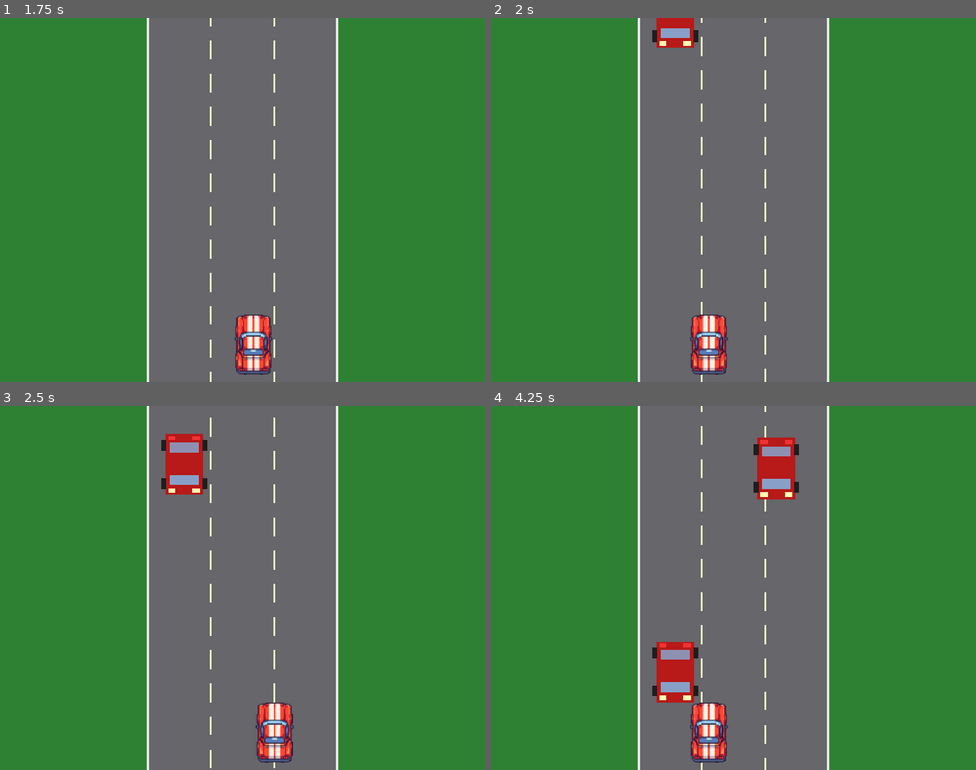
Above: before the commit, frames 1-4 (two rows, left to right).
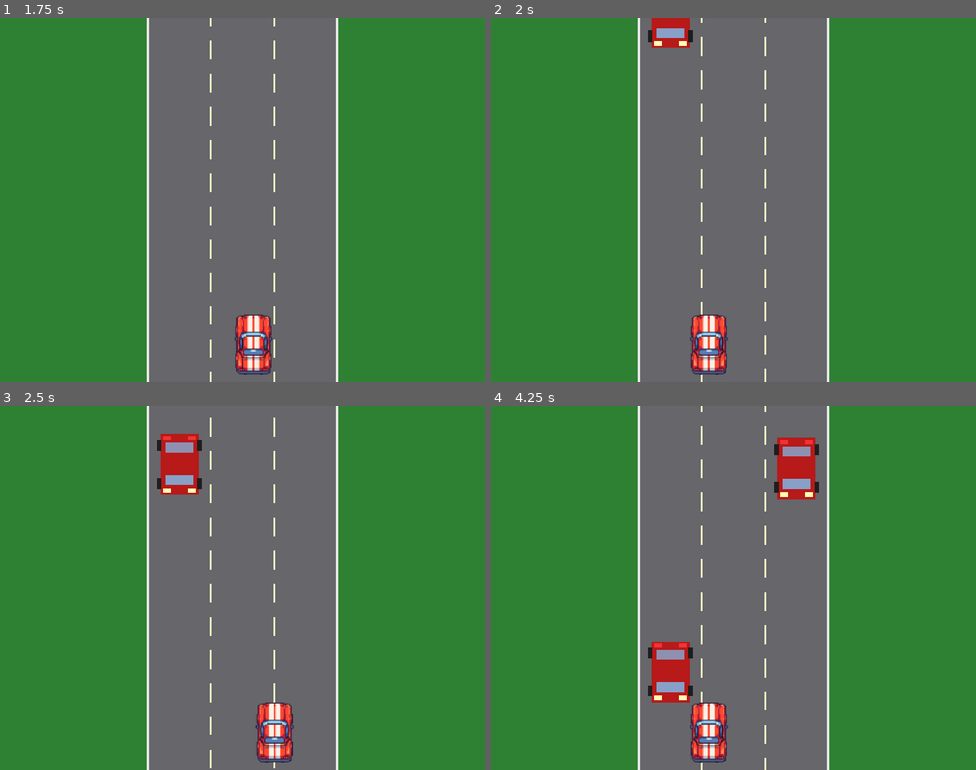
Above: after the commit, the same moments.

Repository: Antonio-Ingegnere/road-race
Game: Godot game, scene res://scenes/main.tscn
Two runs of this game, one before a commit and one after it. Both use one fixed random seed, a clock stepped at 60 frames per second and the inputs below.
Inputs:
- Up to frame 1 (1.75 s): tap Enter at 0.5 s; hold Right (ui_right) 0.53-1.28 s; hold Left (ui_left) from 1.28 s (still down)
- Up to frame 2 (2 s): keep holding Left (ui_left)
- Up to frame 3 (2.5 s): release Left (ui_left) at 2.03 s; hold Right (ui_right) from 2.03 s (still down)
- Up to frame 4 (4.25 s): release Right (ui_right) at 3.53 s; hold Left (ui_left) from 3.53 s (still down)

Frame 1 is identical in both runs. In frame 2, 0.3% of the frame differs, in the area x 32-43%, y 0-9%; in frame 3, 0.6%; in frame 4, 2.3%, in the area x 32-68%, y 8-82%.

Commit message:
Snap obstacle cars to lane centers, never block all lanes
- Obstacle cars now spawn at the center of a lane (3 lanes)
- Spawn is skipped when 2 lanes are already occupied to ensure
  at least one lane is always free for the player

Co-Authored-By: Claude Sonnet 4.6 <noreply@anthropic.com>

Diff:
--- a/scripts/obstacle_manager.gd
+++ b/scripts/obstacle_manager.gd
@@ -2,6 +2,7 @@
 
 const ROAD_LEFT := 312.0
 const ROAD_WIDTH := 400.0
+const LANE_COUNT := 3
 const SCROLL_SPEED := 250.0
 const OBS_W := 80.0
 const OBS_H := 128.0
@@ -48,10 +49,30 @@
 	queue_redraw()
 
 
+func _lane_center(lane: int) -> float:
+	return ROAD_LEFT + (ROAD_WIDTH / LANE_COUNT) * (lane + 0.5)
+
+
+func _occupied_lanes() -> Array[int]:
+	var lanes: Array[int] = []
+	for op in _obstacles:
+		var lane := int((op.x - ROAD_LEFT) / (ROAD_WIDTH / LANE_COUNT))
+		if lane not in lanes:
+			lanes.append(lane)
+	return lanes
+
+
 func _spawn() -> void:
-	var margin := OBS_W * 0.5 + 6.0
-	var x := randf_range(ROAD_LEFT + margin, ROAD_LEFT + ROAD_WIDTH - margin)
-	_obstacles.append(Vector2(x, -OBS_H * 0.5))
+	var occupied := _occupied_lanes()
+	# Never fill all lanes simultaneously — always leave at least one free
+	if occupied.size() >= LANE_COUNT - 1:
+		return
+	var free_lanes: Array[int] = []
+	for i in range(LANE_COUNT):
+		if i not in occupied:
+			free_lanes.append(i)
+	var chosen: int = free_lanes[randi() % free_lanes.size()]
+	_obstacles.append(Vector2(_lane_center(chosen), -OBS_H * 0.5))
 
 
 func _draw() -> void:
